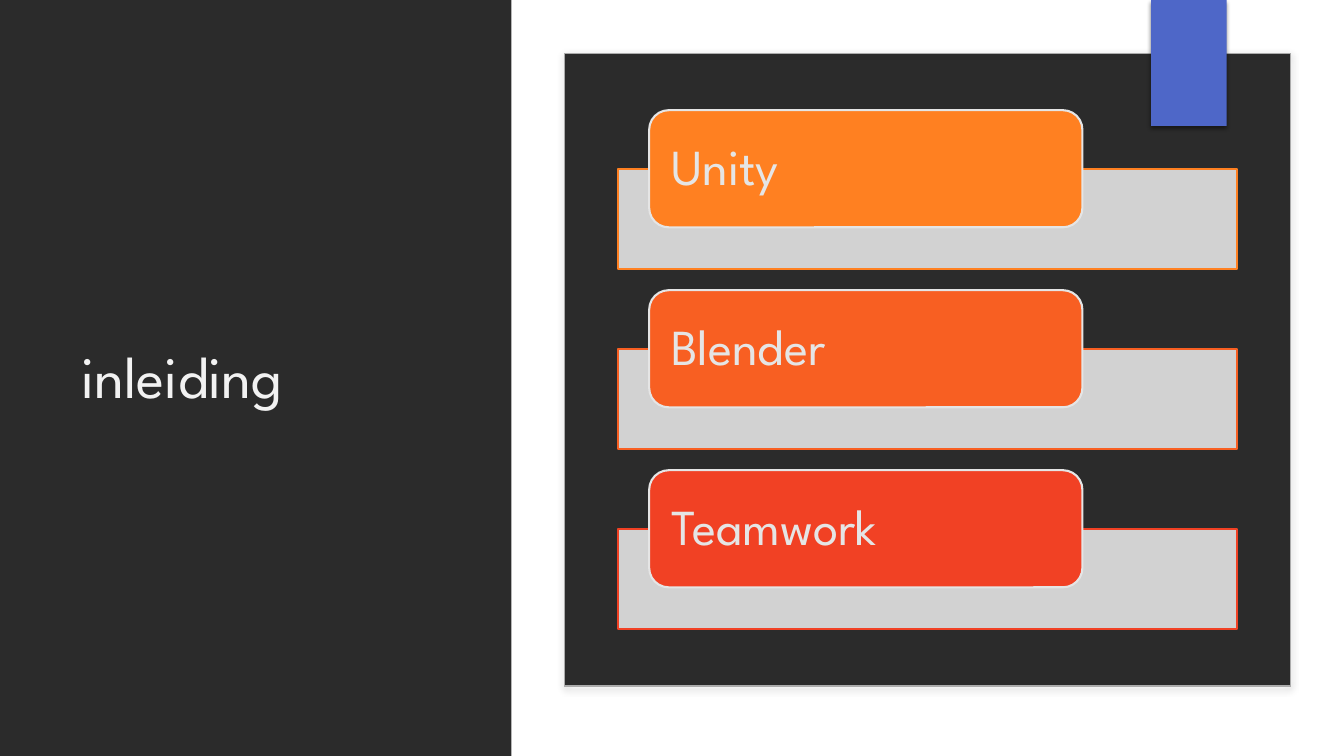
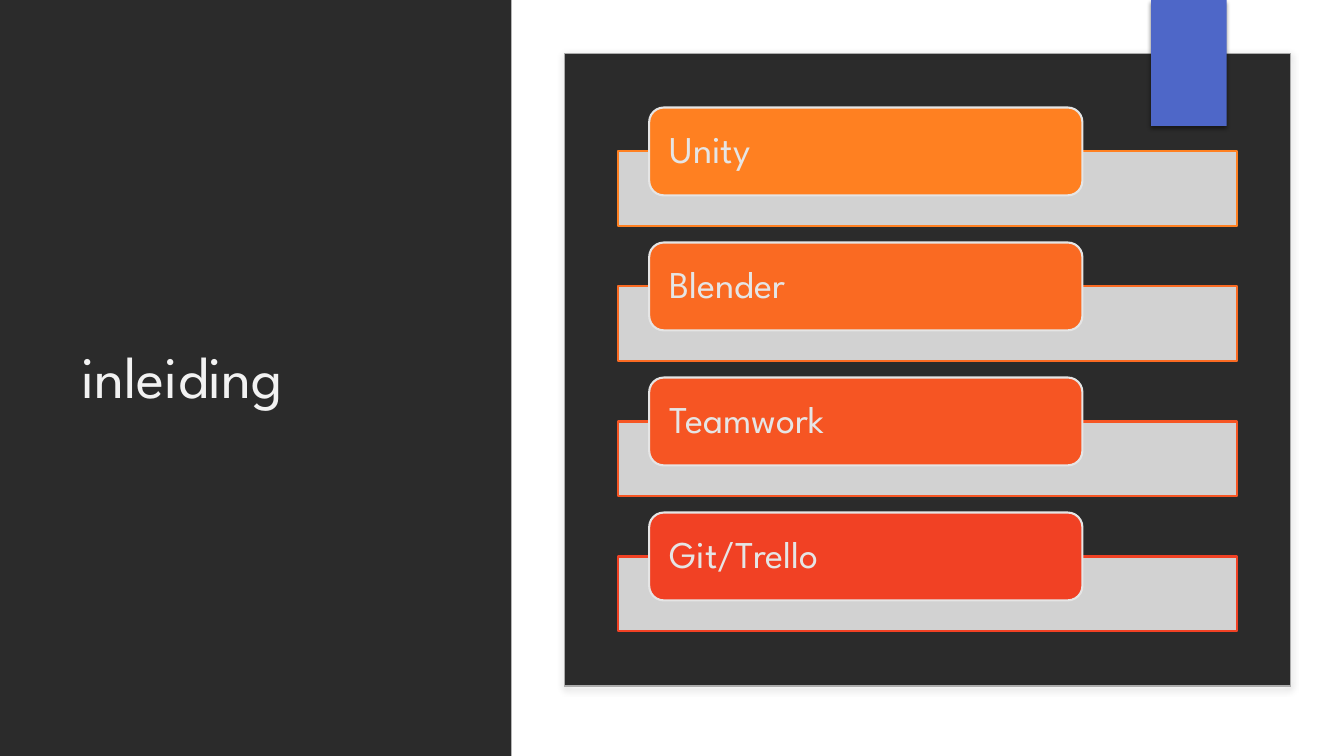
Before and after one commit to JahSnchs/BoAM, a slide deck: slide 2 of 2e Sprint Review.pptx. Drawn at 1344x756 pixels with LibreOffice and Linux fonts; fonts in the diff are those of the drawing; background and template pictures are left out; a plain dark background stands for a picture behind light text. Boxes give left, top, right and bottom in pixels: in the first picture for what was removed or moved away, otherwise in the second. Text is boxed around its words. In the diff, an @@ line names an element or a change of style, - is before the commit and + after.

```diff
--- a/2e Sprint Review.pptx
+++ b/2e Sprint Review.pptx
@@ rounded rectangle: place and size @@
-rounded rectangle at box(649, 110, 1083, 227)
+rounded rectangle at box(649, 108, 1083, 196)
@@ rectangle: place and size @@
-rectangle at box(618, 168, 1237, 268)
+rectangle at box(618, 151, 1237, 226)
@@ rounded rectangle: place and size @@
-rounded rectangle at box(649, 290, 1083, 407)
+rounded rectangle at box(649, 243, 1083, 331)
@@ rounded rectangle at box(649, 243, 1083, 331): fill #F85F22 to #FA6A22 @@
@@ text "Blender": place and size @@
-text "Blender" at box(671, 330, 825, 366)
+text "Blender" at box(670, 272, 786, 299)
@@ rectangle added at box(618, 286, 1237, 361), fill #E5E5E5 at 90% opacity, outline #FA6A22 1.5 pt @@
@@ rounded rectangle added at box(649, 378, 1083, 466), fill #F65523, outline #E5E5E5 1.5 pt @@
@@ size 36 to 27 pt; less space between paragraphs in 3 elements at box(670, 138, 751, 171), box(670, 272, 786, 299), box(670, 407, 824, 434) @@
@@ text "Teamwork": place and size @@
-text "Teamwork" at box(671, 510, 877, 546)
+text "Teamwork" at box(670, 407, 824, 434)
@@ rectangle: place and size @@
-rectangle at box(618, 349, 1237, 449)
+rectangle at box(618, 421, 1237, 496)
@@ rectangle at box(618, 421, 1237, 496): outline #F85F22 1.5 pt to #F65523 1.5 pt @@
@@ rounded rectangle: place and size @@
-rounded rectangle at box(649, 471, 1083, 588)
+rounded rectangle at box(649, 512, 1083, 600)
@@ rectangle: place and size @@
-rectangle at box(618, 529, 1237, 629)
+rectangle at box(618, 557, 1237, 631)
@@ text added at box(670, 542, 819, 572), 27 pt, text #E5E5E5 @@
+Git/Trello
```
Also in this commit, not shown: 1 slide added, 44 other files.
